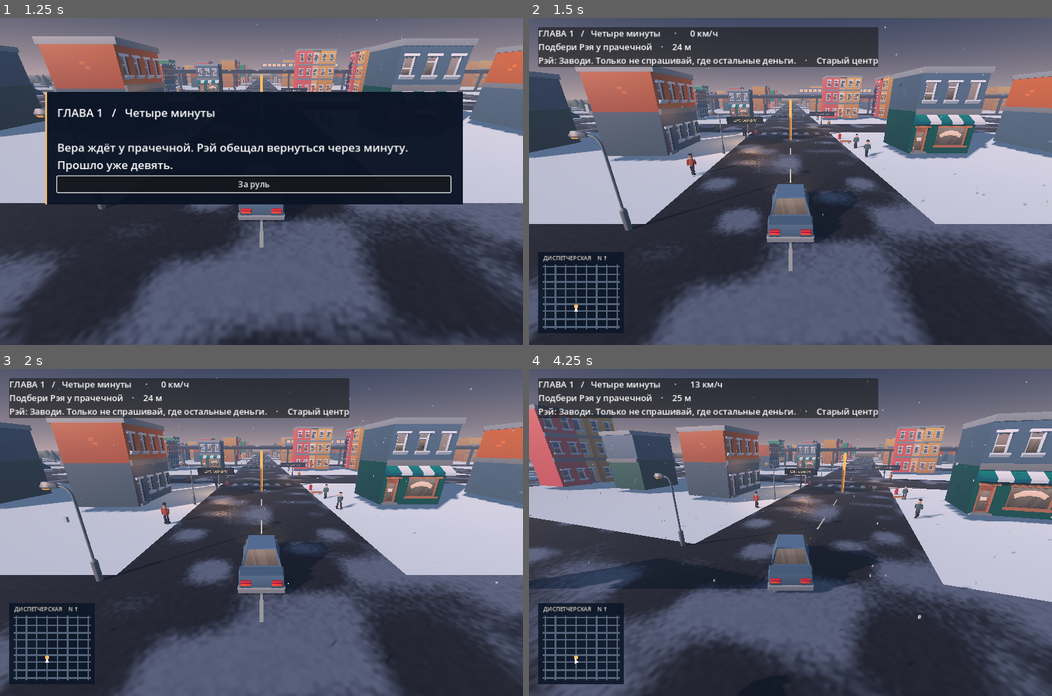
Above: before the commit, frames 1-4 (two rows, left to right).
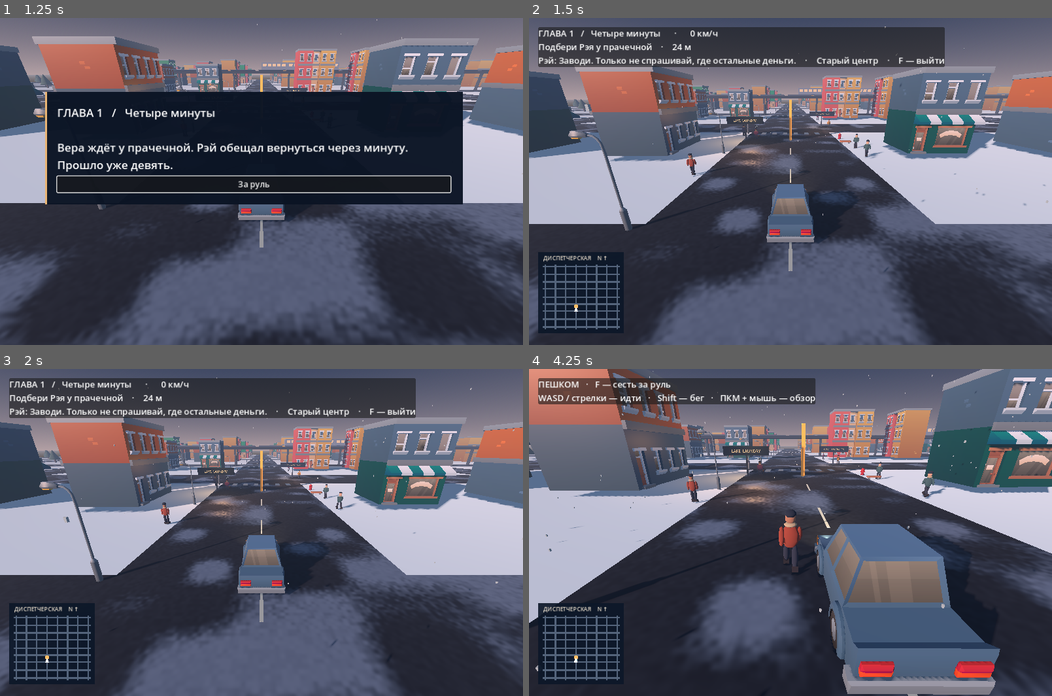
Above: after the commit, the same moments.

Repository: FixReinYT/GTA-VII-
Game: Godot game, scene res://menu.tscn
The game is run twice, just before and just after one commit, with the same random seed, the same clock (stepped at 60 frames per second) and the same inputs.
Inputs (mouse positions are in pixels of both pictures, inside the frame that each line leads up to):
- Up to frame 1 (1.25 s): tap Enter at 0.5 s; move the mouse to (376, 165) at 0.52 s; hold Right (ui_right) from 0.53 s (still down); hold Shift from 0.53 s (still down); tap F at 0.6 s; click (376, 165) at 0.67 s; tap Space at 0.77 s
- Up to frame 2 (1.5 s): release Right (ui_right) at 1.25 s; release Shift at 1.25 s; click "За руль" at 1.25 s
- Up to frame 3 (2 s): no input
- Up to frame 4 (4.25 s): move the mouse to (685, 548) at 2.02 s; hold Down (ui_down) 2.03-2.78 s; tap Shift at 2.1, 3.6 s; click (685, 548) at 2.17 s; tap Space at 2.27, 3.77 s; tap F at 2.3, 2.85, 3.8 s; move the mouse to (842, 460) at 2.77 s; hold Right (ui_right) 2.78-3.53 s; hold Shift 2.78-3.53 s; click (842, 460) at 2.92 s; move the mouse to (764, 597) at 3.52 s; hold Up (ui_up) from 3.53 s (still down); click (764, 597) at 3.67 s

Frame 1 is identical in both runs. In frame 2, 1.5% of the frame differs, in the area x 66-80%, y 2-15%; in frame 3, 1.5%; in frame 4, 64%, in the area x 0-100%, y 0-100%.

Commit message:
Let Vera leave her car and pedestrians react to vehicle contact

Diff:
--- a/city.gd
+++ b/city.gd
@@ -5,6 +5,7 @@
 var final_cars:=Node3D.new()
 const District = preload("res://district.gd")
 var people := preload("res://sidewalk.gd").new()
+var driver:=preload("res://driver.gd").new()
 var free_drive := false
 var steering := 0.0
 var reverse_delay := 0.0
@@ -69,7 +70,19 @@
 	var visual := model(body,asset,Vector3.UP*0.31,5.0)
 	visual.rotation.y = PI
 
+func _unhandled_input(event):
+	if driver.walking and event is InputEventMouseMotion and Input.is_mouse_button_pressed(MOUSE_BUTTON_RIGHT):
+		driver.heading-=event.relative.x*0.008
+
 func _unhandled_key_input(event):
+	if event is InputEventKey and event.physical_keycode==KEY_F and event.pressed and not event.echo and pending=="" and not people.boarding:
+		driver.switch_seat(car,speed)
+		if driver.walking:
+			speed=0
+			car.velocity=Vector3.ZERO
+		show_status()
+		get_viewport().set_input_as_handled()
+		return
 	if event.is_action_pressed("ui_cancel"):
 		var pause_screen := AcceptDialog.new()
 		pause_screen.process_mode = Node.PROCESS_MODE_ALWAYS
@@ -186,6 +199,8 @@
 	camera.look_at(car.position)
 	add_child(people)
 	people.setup()
+	add_child(driver)
+	driver.setup(people)
 	add_child(winter)
 	winter.setup(self,car)
 	add_child(second)
@@ -234,6 +249,7 @@
 		advance_card()
 
 func begin_chapter(index: int):
+	driver.park()
 	chapter=index
 	stage=0
 	speed=0
@@ -289,15 +305,20 @@
 	display_card("credits","ЭПИЛОГ   /   "+title,body,"Титры")
 
 func show_status():
+	if driver.walking:
+		var distance:=roundi(driver.position.distance_to(car.position))
+		var hint:="F — сесть за руль" if distance<=3 else "Машина · %d м" % distance
+		hud.text="ПЕШКОМ   ·   "+hint+"\nWASD / стрелки — идти   ·   Shift — бег   ·   ПКМ + мышь — обзор"
+		return
 	if free_drive:
-		hud.text="СВОБОДНАЯ ПОЕЗДКА    /    %s     ·     %d км/ч" % [District.district_name(car.position),roundi(absf(speed)*3.6)]
+		hud.text="СВОБОДНАЯ ПОЕЗДКА    /    %s     ·     %d км/ч    ·    F — выйти" % [District.district_name(car.position),roundi(absf(speed)*3.6)]
 		return
 	if fork:
 		hud.text="ПОСЛЕДНИЙ ВЫБОР\nЗапад · янтарная метка — конвой     /     Восток · бирюзовая — отец\nОстановись у выбранной метки."
 		return
 	hud.text="ГЛАВА %d   /   %s      ·      %d км/ч\n%s    ·    %d м\n%s" % [chapter+1,Story.NAMES[chapter],roundi(absf(speed)*3.6),Story.GOALS[chapter][stage],int(car.position.distance_to(marker.position)),briefing]
 
-	hud.text+="    ·    "+District.district_name(car.position)
+	hud.text+="    ·    "+District.district_name(car.position)+"    ·    F — выйти"
 
 func needs_stop() -> bool:
 	return stage==Story.ROUTES[chapter].size()-1 or (chapter==0 and stage==0) or (chapter==1 and stage==2) or (chapter==2 and stage in [1,2])
@@ -310,9 +331,15 @@
 	if pending!="":
 		return
 	clock += dt
-	people.animate(dt,car)
+	people.animate(dt,car,driver.position if driver.walking else car.position)
 	var gas := int(Input.is_physical_key_pressed(KEY_W) or Input.is_action_pressed("ui_up")) - int(Input.is_physical_key_pressed(KEY_S) or Input.is_action_pressed("ui_down"))
 	var steer := int(Input.is_physical_key_pressed(KEY_A) or Input.is_action_pressed("ui_left")) - int(Input.is_physical_key_pressed(KEY_D) or Input.is_action_pressed("ui_right"))
+	if driver.walking:
+		driver.walk(dt,steer,gas,people,camera)
+		show_status()
+		if chapter==0 and stage>0 and not free_drive:
+			pursue(dt)
+		return
 	var brake := Input.is_physical_key_pressed(KEY_SPACE)
 	if brake or people.boarding:
 		speed=move_toward(speed,0.0,27*dt)
@@ -336,6 +363,7 @@
 	car.velocity=car.velocity.lerp(-car.basis.z*speed,1-exp(-14*dt))
 	if car.move_and_slide():
 		speed *= 0.8
+	people.vehicle_contacts(car,speed)
 	camera.position = camera.position.lerp(car.position+car.basis.z*10+Vector3.UP*6,1-exp(-5*dt))
 	camera.look_at(car.position-car.basis.z*3+Vector3.UP)
 	if car.position.x<District.WEST or car.position.x>District.EAST or car.position.z<District.NORTH or car.position.z>District.SOUTH:
@@ -370,21 +398,8 @@
 				finish_story(false)
 		return
 	if chapter==0 and stage > 0:
-		sample_time += dt
-		if sample_time >= 0.12:
-			trail.append(car.position)
-			sample_time = 0
-		if trail.size() > 0:
-			var dest := trail[0]
-			if patrol.position.distance_to(dest) < 1:
-				trail.pop_front()
-			else:
-				patrol.look_at(dest)
-				patrol.position = patrol.position.move_toward(dest,14*dt)
-		beacon.visible = fmod(clock,0.4)<0.2
-		capture = maxf(0,capture+dt*(1 if patrol.position.distance_to(car.position)<5 else -2))
-		if capture > 4:
-			display_card("retry","Задержание","Патруль перекрыл выезд. Рэй прячет сумку под сиденьем.","Повторить главу")
+		pursue(dt)
+		if pending!="":
 			return
 	if car.position.distance_to(marker.position)<7 and (not needs_stop() or absf(speed)<2):
 		if chapter==1 and stage==1 and absf(speed)*3.6>30:
@@ -411,3 +426,21 @@
 		briefing=Story.RADIO[chapter][stage]
 		marker.position=Story.ROUTES[chapter][stage]
 	show_status()
+
+func pursue(dt):
+	sample_time += dt
+	if sample_time >= 0.12:
+		trail.append(driver.position if driver.walking else car.position)
+		sample_time = 0
+	if trail.size() > 0:
+		var dest := trail[0]
+		if patrol.position.distance_to(dest) < 1:
+			trail.pop_front()
+		else:
+			patrol.look_at(dest)
+			patrol.position = patrol.position.move_toward(dest,14*dt)
+	beacon.visible = fmod(clock,0.4)<0.2
+	capture = maxf(0,capture+dt*(1 if patrol.position.distance_to(driver.position if driver.walking else car.position)<5 else -2))
+	if capture > 4:
+		display_card("retry","Задержание","Патруль перекрыл выезд. Рэй прячет сумку под сиденьем.","Повторить главу")
+		return
--- /dev/null
+++ b/driver.gd
@@ -0,0 +1,69 @@
+extends CharacterBody3D
+
+const District=preload("res://district.gd")
+var walking := false
+var avatar: Dictionary
+var capsule := CapsuleShape3D.new()
+var heading := 0.0
+var step_phase := 0.0
+
+func setup(people):
+	capsule.radius=0.32
+	capsule.height=1.8
+	var hitbox:=CollisionShape3D.new()
+	hitbox.shape=capsule
+	hitbox.position.y=0.91
+	add_child(hitbox)
+	avatar=people.person(0,Vector3.ZERO)
+	avatar.body.reparent(self,false)
+	park()
+
+func park():
+	walking=false
+	collision_layer=0
+	collision_mask=0
+	velocity=Vector3.ZERO
+	hide()
+
+func switch_seat(car: CharacterBody3D, speed: float):
+	if walking:
+		if position.distance_to(car.position)<3.3:
+			park()
+		return
+	if absf(speed)>1.5:
+		return
+	var query:=PhysicsShapeQueryParameters3D.new()
+	query.shape=capsule
+	for offset in [-1.85,1.85]:
+		var door: Vector3=car.position+car.basis.x*offset
+		query.transform.origin=door+Vector3.UP*0.91
+		if get_world_3d().direct_space_state.intersect_shape(query,1).is_empty():
+			position=door
+			heading=car.rotation.y
+			avatar.body.rotation.y=heading
+			collision_layer=2
+			collision_mask=1
+			walking=true
+			show()
+			return
+
+func walk(dt: float, horizontal: float, forward: float, people, camera: Camera3D):
+	var direction:=Vector3(-horizontal,0,-forward).rotated(Vector3.UP,heading).limit_length(1)
+	var pace:=6.1 if Input.is_physical_key_pressed(KEY_SHIFT) else 3.4
+	velocity=direction*pace
+	move_and_slide()
+	position.x=clampf(position.x,District.WEST,District.EAST)
+	position.z=clampf(position.z,District.NORTH,District.SOUTH)
+	if direction.length_squared()>0.01:
+		avatar.body.rotation.y=lerp_angle(avatar.body.rotation.y,atan2(-direction.x,-direction.z),1-exp(-14*dt))
+		step_phase+=pace*dt*2.4
+	people.stride(avatar,step_phase if direction.length_squared()>0 else 0.0)
+	var focus:=position+Vector3.UP*1.2
+	var desired:=focus+Vector3(0,2.3,5.4).rotated(Vector3.UP,heading)
+	var ray:=PhysicsRayQueryParameters3D.create(focus,desired,1,[get_rid()])
+	var obstacle:=get_world_3d().direct_space_state.intersect_ray(ray)
+	if not obstacle.is_empty():
+		desired=obstacle.position+obstacle.normal*0.18
+	camera.position=camera.position.lerp(desired,1-exp(-10*dt))
+	if camera.position.distance_to(focus)>0.1:
+		camera.look_at(focus)
--- a/menu.gd
+++ b/menu.gd
@@ -57,7 +57,7 @@
 	choice("Свободная поездка",func():
 		get_tree().set_meta("free_drive",true)
 		get_tree().change_scene_to_file("res://city.tscn"))
-	choice("Управление",func(): details.text = "WASD / стрелки — движение   ·   Пробел — тормоз\nEsc — пауза   ·   R — начать миссию заново")
+	choice("Управление",func(): details.text = "WASD / стрелки — движение   ·   Пробел — тормоз\nF — выйти / сесть   ·   Shift — бег   ·   Esc — пауза")
 	choice("Во весь экран",func(): DisplayServer.window_set_mode(DisplayServer.WINDOW_MODE_WINDOWED if DisplayServer.window_get_mode()==DisplayServer.WINDOW_MODE_FULLSCREEN else DisplayServer.WINDOW_MODE_FULLSCREEN))
 	choice("Выйти",func(): get_tree().quit())
 	screen.add_child(details)
--- a/qa/campaign.gd
+++ b/qa/campaign.gd
@@ -6,6 +6,43 @@
 	add_child(city)
 	await get_tree().physics_frame
 	city.set_physics_process(false)
+	for free in [false,true]:
+		city.free_drive=free
+		city.begin_chapter(0)
+		city.advance_card()
+		var event:=InputEventKey.new()
+		event.physical_keycode=KEY_F
+		event.pressed=true
+		city._unhandled_key_input(event)
+		if not city.driver.walking:
+			get_tree().quit(1)
+			return
+		var start: Vector3=city.driver.position
+		Input.action_press("ui_up")
+		for i in 15:
+			city._physics_process(1.0/60)
+		Input.action_release("ui_up")
+		if city.driver.position.distance_to(start)<0.12:
+			get_tree().quit(1)
+			return
+		city._unhandled_key_input(event)
+		if city.driver.walking:
+			get_tree().quit(1)
+			return
+		var walker: Dictionary=city.people.walkers.back()
+		city.car.position=walker.body.position+Vector3.BACK*2.1
+		city.speed=8
+		city._physics_process(1.0/60)
+		if walker.down<=0:
+			get_tree().quit(1)
+			return
+		city.car.position=Vector3.ZERO
+		for i in 190:
+			city.people.animate(1.0/60,city.car,Vector3.ZERO)
+		if walker.down>0 or absf(walker.body.rotation.x)>0.05:
+			get_tree().quit(1)
+			return
+	city.free_drive=false
 	for family in [true,false]:
 		city.begin_chapter(0 if family else 3)
 		city.advance_card()
--- a/radar.gd
+++ b/radar.gd
@@ -21,6 +21,9 @@
 	if city.patrol.visible:
 		draw_circle(project_point(city.patrol.position),3,Color("#ff555c"))
 	var pos:=project_point(city.car.position)
+	if city.driver.walking:
+		draw_circle(pos,3,Color("#84d3dc"))
+		pos=project_point(city.driver.position)
 	var direction:=Vector2(-city.car.basis.z.x,-city.car.basis.z.z).normalized()
 	draw_colored_polygon(PackedVector2Array([pos+direction*6,pos-direction*4+direction.orthogonal()*4,pos-direction*4-direction.orthogonal()*4]),Color.WHITE)
 
--- a/sidewalk.gd
+++ b/sidewalk.gd
@@ -49,7 +49,7 @@
 			part(pivot,"round",coat if arm else "343a49",Vector3.DOWN*(0.25 if arm else 0.38),Vector3(0.18,0.59,0.2) if arm else Vector3(0.21,0.78,0.23))
 			if not arm:
 				part(pivot,"boot","322f34",Vector3(0,-0.74,-0.043),Vector3(0.19,0.16,0.31))
-	return {"body":body,"limbs":limbs,"origin":pos,"phase":index*2.73}
+	return {"body":body,"limbs":limbs,"origin":pos,"phase":index*2.73,"down":0.0,"push":Vector3.ZERO,"returning":false}
 
 func setup():
 	for i in 64:
@@ -77,15 +77,44 @@
 	for limb in 4:
 		person_data.limbs[limb].rotation.x=sin(phase)*0.48*(1 if limb in [0,3] else -1)
 
-func animate(dt: float, car: Node3D):
+func vehicle_contacts(car: Node3D, speed: float):
+	if absf(speed)<2.0:
+		return
+	for walker in walkers:
+		var body: Node3D=walker.body
+		if not body.visible or walker.down>0:
+			continue
+		var local:=car.to_local(body.position)
+		if absf(local.x)<1.37 and absf(local.z)<2.45:
+			walker.down=2.8
+			walker.returning=true
+			walker.push=-car.basis.z*signf(speed)*minf(absf(speed)*0.42,5.0)
+			body.rotation.y=car.rotation.y
+			body.rotation.x=signf(speed)*1.35
+
+func animate(dt: float, car: Node3D, focus: Vector3):
 	clock+=dt
 	for walker in walkers:
 		var node: Node3D=walker.body
-		node.visible=car.position.distance_squared_to(walker.origin)<5600
+		node.visible=focus.distance_squared_to(walker.origin)<5600
 		if not node.visible:
 			continue
 		var distance:=fposmod(clock*1.17+float(walker.phase),24.0)
-		node.position.z=walker.origin.z+absf(distance-12)-6
+		if walker.down>0:
+			node.position+=walker.push*dt
+			walker.push=walker.push.move_toward(Vector3.ZERO,10*dt)
+			walker.down=maxf(0,walker.down-dt)
+			if walker.down<0.55:
+				node.rotation.x=move_toward(node.rotation.x,0,dt*3)
+			continue
+		var destination: Vector3=walker.origin+Vector3.BACK*(absf(distance-12)-6)
+		if walker.returning:
+			if car.position.distance_to(node.position)<2.7:
+				continue
+			node.position=node.position.move_toward(destination,2.3*dt)
+			walker.returning=node.position.distance_to(destination)>0.1
+		else:
+			node.position=destination
 		node.rotation.y=0 if distance<12 else PI
 		stride(walker,clock*4.4+float(walker.phase))
 	if boarding:
Not shown, added: driver.gd.uid
